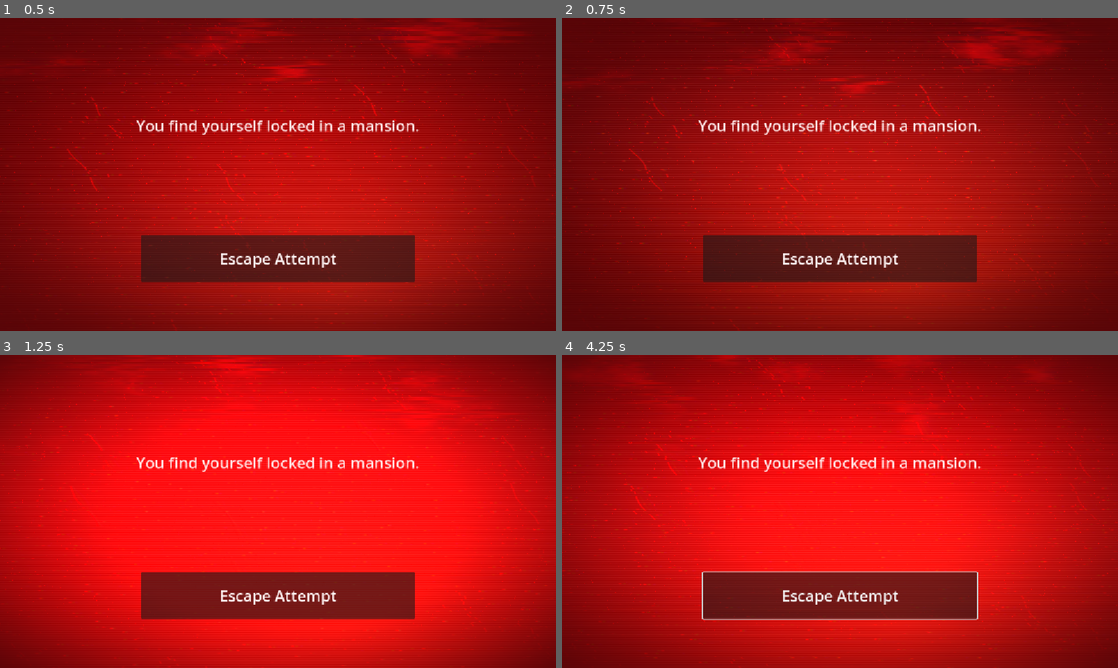
Above: before the commit, frames 1-4 (two rows, left to right).
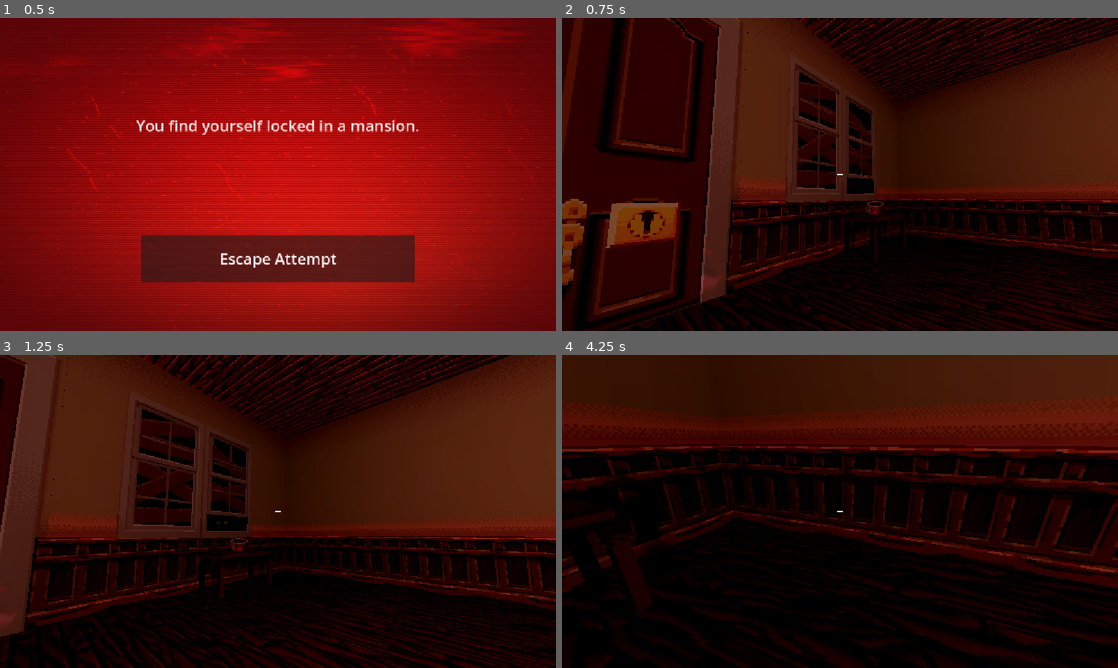
Above: after the commit, the same moments.

Repository: RianShinozaki/MansionOfBunraku
Game: Godot game, scene res://Maps/Menu/StartScreen.tscn
Two runs of this game, one before a commit and one after it. Both use one fixed random seed, a clock stepped at 60 frames per second and the inputs below. Sound files missing from this copy of the repository are replaced by a short silence.
Inputs (mouse positions are in pixels of both pictures, inside the frame that each line leads up to):
- Up to frame 1 (0.5 s): no input
- Up to frame 2 (0.75 s): tap Enter at 0.5 s; move the mouse to (962, 158) at 0.52 s; hold D (Right) from 0.53 s (still down); tap Q at 0.6 s; click (962, 158) at 0.67 s
- Up to frame 3 (1.25 s): keep holding D (Right)
- Up to frame 4 (4.25 s): move the mouse to (728, 527) at 1.27 s; release D (Right) at 1.28 s; hold S (Backward) 1.28-2.03 s; tap one key every 0.75 s from 1.35 s: E 1 2 3; move the mouse to (895, 442) at 2.02 s; hold D (Right) 2.03-2.78 s; move the mouse to (812, 574) at 2.77 s; hold W (Forward) 2.78-3.53 s; click (812, 574) at 2.92 s; move the mouse to (1006, 558) at 3.52 s; hold A (Left) from 3.53 s (still down)

Frame 1 is identical in both runs. In frame 2, 97% of the frame differs, in the area x 0-100%, y 0-100%; in frame 3, 100%; in frame 4, 100%.

Commit message:
Fixing the game scene

Diff:
--- a/Maps/Game.tscn
+++ b/Maps/Game.tscn
@@ -31,12 +31,15 @@
 [ext_resource type="AudioStream" uid="uid://bou2vu6pekbo5" path="res://Audio/floor_creak_loud.wav" id="24_0llml"]
 [ext_resource type="AudioStream" uid="uid://b4litghd6k21y" path="res://Audio/jumpscare.mp3" id="25_l8r31"]
 [ext_resource type="Shader" path="res://Shaders/FireWall.gdshader" id="26_fire"]
-[ext_resource type="PackedScene" uid="uid://ttdd1f848cwl" path="res://Objects/Interactables/CombinationLock.tscn" id="27_6uyic"]
+[ext_resource type="PackedScene" uid="uid://boq62uf6mpsdx" path="res://Objects/Interactables/CombinationLock.tscn" id="27_6uyic"]
+[ext_resource type="Texture2D" uid="uid://cwib3w46bbmho" path="res://Art Assets/painting_yono.png" id="28_k0785"]
 [ext_resource type="Shader" path="res://Shaders/SingleFlame.gdshader" id="30_k0785"]
 [ext_resource type="Script" uid="uid://tp3cov0oo30f" path="res://Scripts/Environment/fire_effects.gd" id="32_gpbpg"]
 [ext_resource type="AudioStream" uid="uid://ya3m1dn85jo4" path="res://Audio/firewall.wav" id="35_s0c2o"]
-[ext_resource type="PackedScene" uid="uid://b7u1tmkftym6b" path="res://Objects/Items/shamisen.tscn" id="36_duur3"]
+[ext_resource type="PackedScene" uid="uid://dnq3lh4irpcpl" path="res://Objects/Items/shamisen.tscn" id="36_duur3"]
 [ext_resource type="PackedScene" uid="uid://crid5pnloa3s1" path="res://Objects/Items/Gear.tscn" id="37_ksnbm"]
+[ext_resource type="Texture2D" uid="uid://chxg71u3k0lpa" path="res://Art Assets/plaque_num_49.png" id="39_nv3h5"]
+[ext_resource type="Texture2D" uid="uid://c08kducoy0akt" path="res://Art Assets/plaque_num_49_blur.png" id="40_ronf6"]
 
 [sub_resource type="ConcavePolygonShape3D" id="ConcavePolygonShape3D_qbg5b"]
 data = PackedVector3Array(0, 0, -0.0001, -1.28, 0, 0.3199, -1.28, 0, -0.0001, 0, 0, 0.3199, -1.28, 0, 0.3199, 0, 0, -0. …(23770 unchanged characters)…
@@ -319,12 +322,7 @@
 mesh = SubResource("SphereMesh_duur3")
 
 [node name="CombinationLock" parent="." instance=ExtResource("27_6uyic")]
-transform = Transform3D(-4.371139e-08, -1, 0, 1, -4.371139e-08, 0, 0, 0, 1, -2.2629852, -0.034802496, 1.0443602)
-script = ExtResource("28_muv74")
-
-[node name="Painting" parent="." instance=ExtResource("20_6uyic")]
-transform = Transform3D(1, 0, 0, 0, 1, 0, 0, 0, 1, -0.9777965, 0.20019233, -1.3007512)
-script = null
+transform = Transform3D(-4.371139e-08, -1, 0, 1, -4.371139e-08, 0, 0, 0, 1, 1.9275664, -0.034802496, 1.0443602)
 
 [node name="FireEffects" type="Node3D" parent="." node_paths=PackedStringArray("environment") groups=["FireFX"]]
 script = ExtResource("32_gpbpg")
@@ -383,4 +381,10 @@
 transform = Transform3D(1, 0, 0, 0, 1, 0, 0, 0, 1, 0.58835304, -0.24623287, 2.483234)
 visible = true
 
+[node name="Painting" parent="." instance=ExtResource("20_6uyic")]
+transform = Transform3D(1, 0, 0, 0, 1, 0, 0, 0, 1, -0.69882166, 0.1862979, -1.1515197)
+painting_artwork = ExtResource("28_k0785")
+plaque_number_texture = ExtResource("39_nv3h5")
+plaque_number_blur_texture = ExtResource("40_ronf6")
+
 [editable path="Environment/Objects/Cupboards/Fridge4"]
Not shown: 2 places in Maps/Game.tscn that only renumber resources
